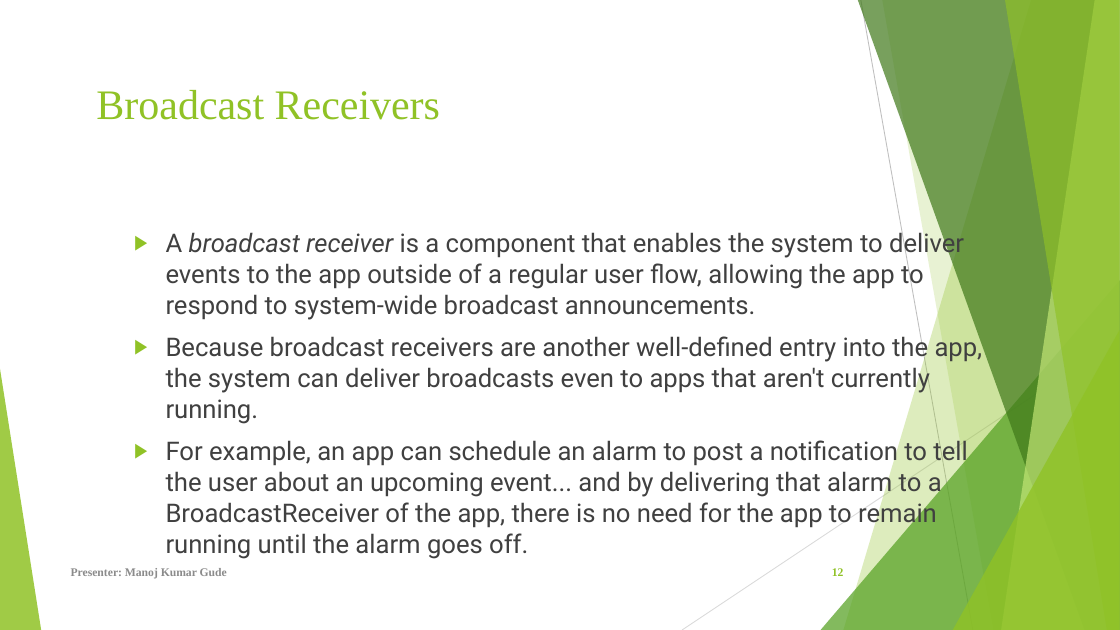
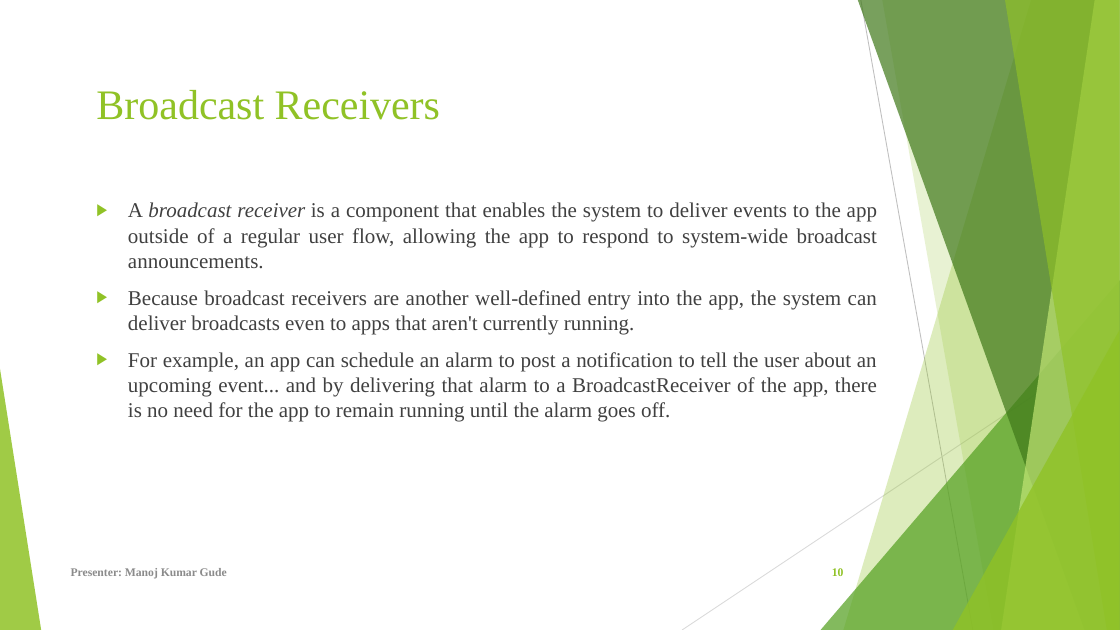
Before and after one commit to Sec03Team05Fall22GDP1/FreebiesforNewbies, a slide deck: slide 10 of Project_Files/Sprint 6/FreeBies For NewBies.pptx (slide 12 before the commit). Drawn at 1120x630 pixels with LibreOffice and Linux fonts; fonts in the diff are those of the drawing. Boxes give left, top, right and bottom in pixels: in the first picture for what was removed or moved away, otherwise in the second. Text is boxed around its words. In the diff, an @@ line names an element or a change of style, - is before the commit and + after.

```diff
--- a/Project_Files/Sprint 6/FreeBies For NewBies.pptx
+++ b/Project_Files/Sprint 6/FreeBies For NewBies.pptx
@@ text "A broadcast receiver is a ...": place and size @@
-text "A broadcast receiver is a ..." at box(166, 229, 983, 559)
+text "A broadcast receiver is a ..." at box(128, 202, 877, 422)
@@ text "A broadcast receiver is a ..." at box(128, 202, 877, 422): size 22 to 18 pt, font Roboto to Times New Roman; alignment left to justified @@
@@ page number at box(832, 568, 844, 576): text changed @@
-12
+10
```
Also in this commit, not shown: 4 other slides changed, 8 slides added, 2 slides removed.
